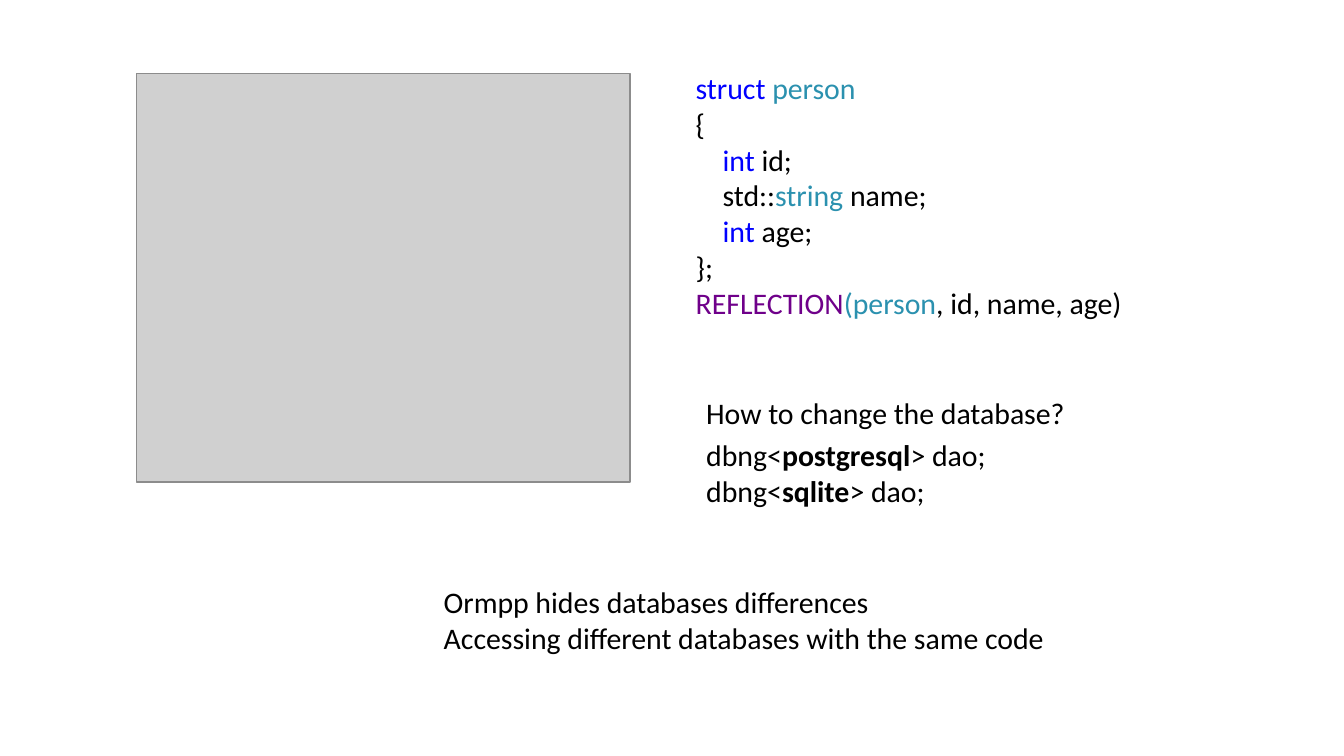
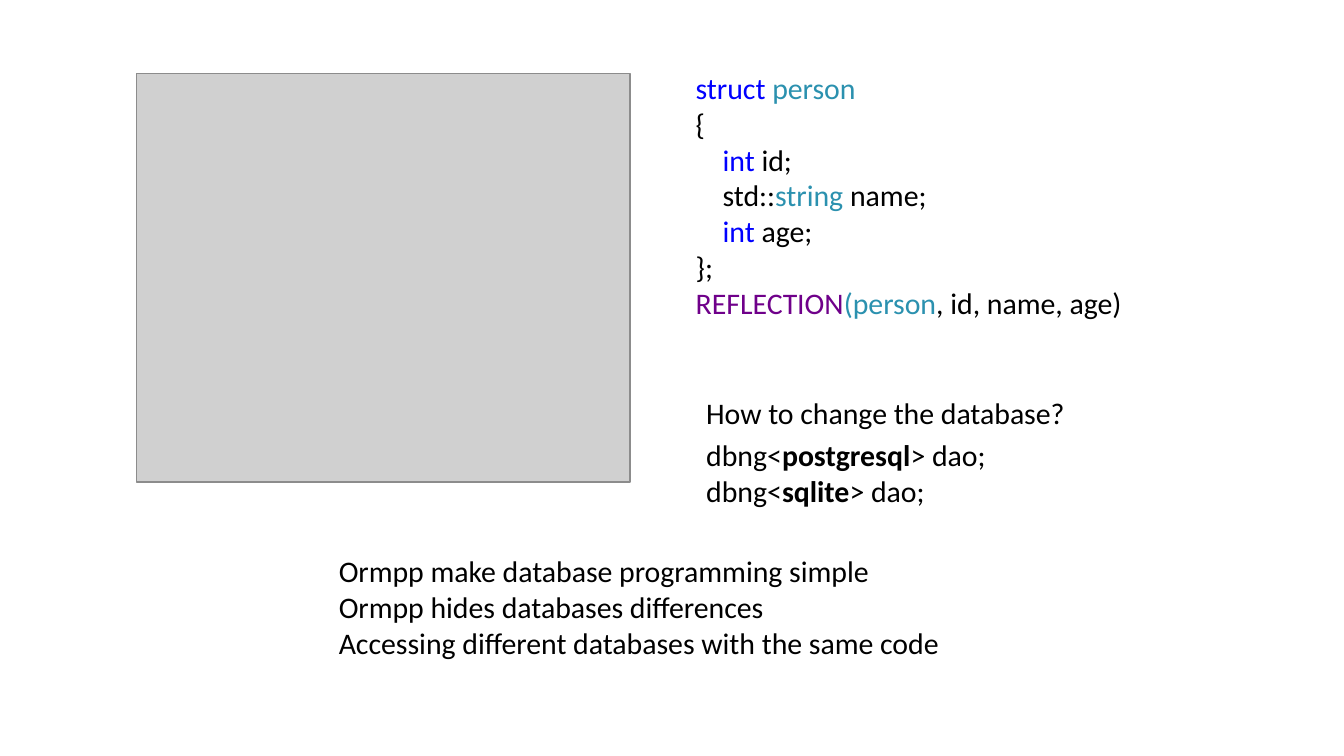
Before and after one commit to qicosmos/cppcon2018, a slide deck: slide 38 of cppcon2018.pptx. Drawn at 1344x756 pixels with LibreOffice and Linux fonts; fonts in the diff are those of the drawing; grey boxes stand for pictures. Boxes give left, top, right and bottom in pixels: in the first picture for what was removed or moved away, otherwise in the second. Text is boxed around its words. In the diff, an @@ line names an element or a change of style, - is before the commit and + after.

```diff
--- a/cppcon2018.pptx
+++ b/cppcon2018.pptx
@@ text "Ormpp make database programming simple": place and size @@
-text "Ormpp make database programming simple" at bbox=[444, 592, 1043, 654]
+text "Ormpp make database programming simple" at bbox=[339, 561, 938, 659]
@@ text at bbox=[339, 561, 869, 587]: paragraph added @@
+Ormpp make database programming simple
```
Also in this commit, not shown: 6 other slides changed.
